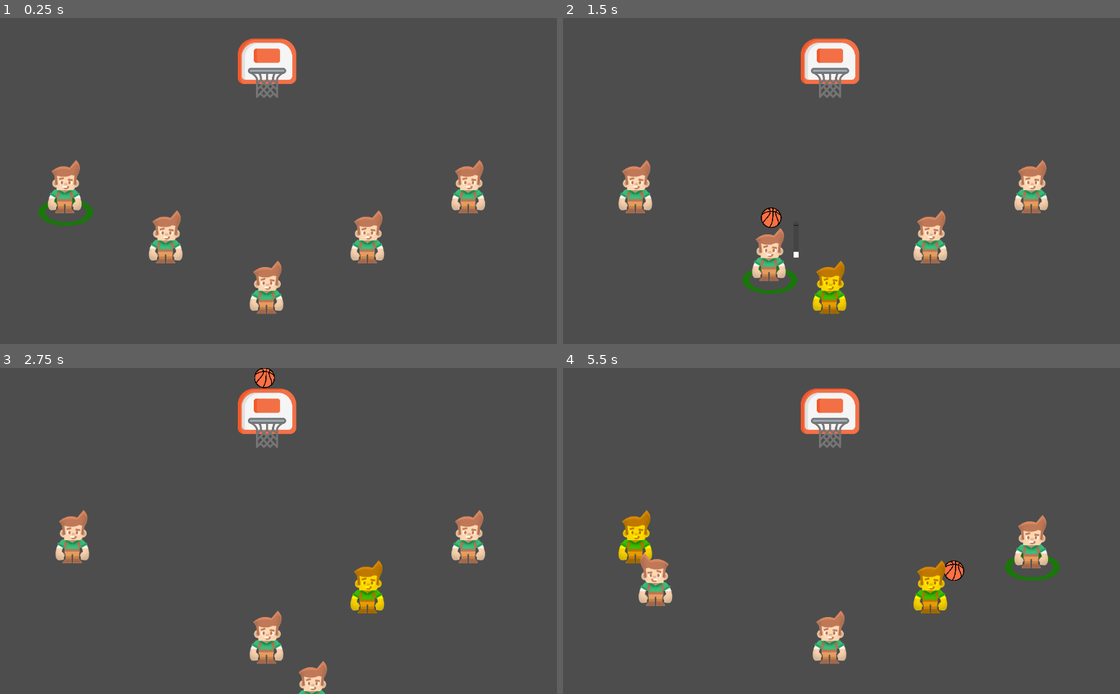
Above: before the commit, frames 1-4 (two rows, left to right).
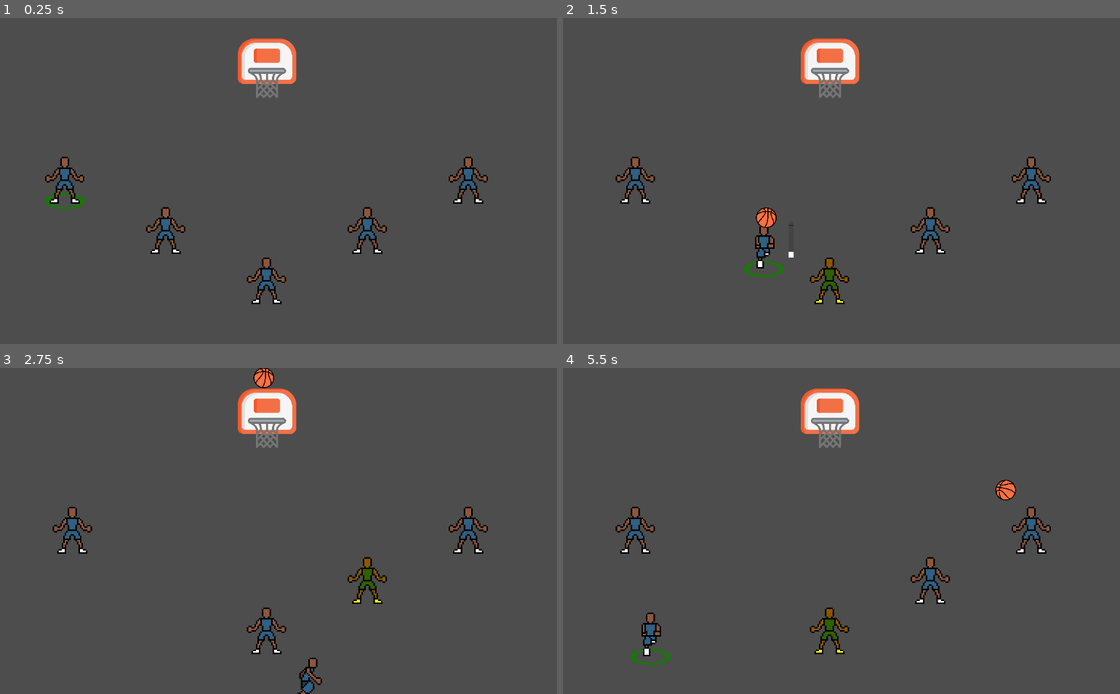
Above: after the commit, the same moments.

Repository: david8zhang/baller-quest-godot
Game: Godot game, scene res://scenes/Main.tscn
The game is run twice, just before and just after one commit, with the same random seed, the same clock (stepped at 60 frames per second) and the same inputs.
Inputs:
- Up to frame 1 (0.25 s): no input
- Up to frame 2 (1.5 s): tap Enter at 0.5 s; hold Right (move_right) 0.53-1.28 s; tap Space (pass) at 0.6 s; hold Down (move_down) from 1.28 s (still down); tap F (shoot_ball) at 1.35 s
- Up to frame 3 (2.75 s): release Down (move_down) at 2.03 s; hold Right (move_right) from 2.03 s (still down); tap Space (pass) at 2.1 s
- Up to frame 4 (5.5 s): release Right (move_right) at 2.78 s; hold Up (move_up) 2.78-3.53 s; tap F (shoot_ball) at 2.85, 4.35 s; hold Left (move_left) 3.53-5.03 s; tap Space (pass) at 3.6, 5.1 s; hold Down (move_down) from 5.03 s (still down)

The runs differ from the first frame. In frame 1, 4.3% of the frame differs, in the area x 6-88%, y 6-91%; in frame 2, 4.5%; in frame 3, 3.8%; in frame 4, 4.9%, in the area x 9-90%, y 6-92%.

Commit message:
added animations for player running, idle

Diff:
--- a/prefab/Ball.tscn
+++ b/prefab/Ball.tscn
@@ -1,7 +1,7 @@
 [gd_scene load_steps=7 format=3 uid="uid://dkmpdmo4w8tpt"]
 
-[ext_resource type="Texture2D" uid="uid://brdrfqyg2ahwf" path="res://sprites/basketball.png" id="1_1fnjy"]
 [ext_resource type="Script" path="res://scripts/Ball.gd" id="1_feubt"]
+[ext_resource type="Texture2D" uid="uid://brdrfqyg2ahwf" path="res://sprites/placeholder/basketball.png" id="2_janlb"]
 
 [sub_resource type="PhysicsMaterial" id="PhysicsMaterial_kua0q"]
 friction = 0.5
@@ -28,7 +28,7 @@
 [node name="Sprite2D" type="Sprite2D" parent="."]
 position = Vector2(2.08165e-12, 2.08165e-12)
 scale = Vector2(0.08, 0.08)
-texture = ExtResource("1_1fnjy")
+texture = ExtResource("2_janlb")
 
 [node name="CollisionShape2D" type="CollisionShape2D" parent="."]
 shape = SubResource("CircleShape2D_sivpb")
--- a/prefab/CPU.tscn
+++ b/prefab/CPU.tscn
@@ -1,6 +1,6 @@
 [gd_scene load_steps=3 format=3 uid="uid://bxfoqfrn833gb"]
 
-[ext_resource type="Texture2D" uid="uid://sdjlpgrbj610" path="res://sprites/cpu.png" id="1_ak3t6"]
+[ext_resource type="Texture2D" uid="uid://sdjlpgrbj610" path="res://sprites/placeholder/cpu.png" id="1_laaj6"]
 
 [sub_resource type="CapsuleShape2D" id="CapsuleShape2D_noc08"]
 radius = 22.0
@@ -14,7 +14,7 @@
 
 [node name="Sprite2D" type="Sprite2D" parent="."]
 y_sort_enabled = true
-texture = ExtResource("1_ak3t6")
+texture = ExtResource("1_laaj6")
 
 [node name="CollisionShape2D" type="CollisionShape2D" parent="."]
 position = Vector2(1, 19)
--- a/prefab/Hoop.tscn
+++ b/prefab/Hoop.tscn
@@ -1,8 +1,8 @@
 [gd_scene load_steps=6 format=3 uid="uid://bp4p74n22uoph"]
 
 [ext_resource type="Script" path="res://scripts/Hoop.gd" id="1_xersv"]
-[ext_resource type="Texture2D" uid="uid://bmul1birkrc4i" path="res://sprites/backboard.png" id="2_l1r37"]
-[ext_resource type="Texture2D" uid="uid://cnvrwi7rl1t3t" path="res://sprites/net.png" id="3_2xbwd"]
+[ext_resource type="Texture2D" uid="uid://bmul1birkrc4i" path="res://sprites/placeholder/backboard.png" id="2_vdwnc"]
+[ext_resource type="Texture2D" uid="uid://cnvrwi7rl1t3t" path="res://sprites/placeholder/net.png" id="3_ghdwm"]
 
 [sub_resource type="RectangleShape2D" id="RectangleShape2D_w45wc"]
 size = Vector2(76, 12)
@@ -18,13 +18,13 @@
 [node name="Backboard" type="Sprite2D" parent="."]
 position = Vector2(1, 0)
 scale = Vector2(0.25, 0.25)
-texture = ExtResource("2_l1r37")
+texture = ExtResource("2_vdwnc")
 
 [node name="Net" type="Sprite2D" parent="."]
 z_index = 10
 position = Vector2(1, 0)
 scale = Vector2(0.25, 0.25)
-texture = ExtResource("3_2xbwd")
+texture = ExtResource("3_ghdwm")
 
 [node name="RimCollider" type="CollisionShape2D" parent="."]
 position = Vector2(1, 6)
--- a/prefab/Player.tscn
+++ b/prefab/Player.tscn
@@ -1,10 +1,10 @@
-[gd_scene load_steps=12 format=3 uid="uid://din6tp3j6rrfm"]
+[gd_scene load_steps=32 format=3 uid="uid://din6tp3j6rrfm"]
 
 [ext_resource type="Script" path="res://scripts/Player.gd" id="1_qur1a"]
 [ext_resource type="PackedScene" uid="uid://dkmpdmo4w8tpt" path="res://prefab/Ball.tscn" id="2_pi8my"]
-[ext_resource type="Texture2D" uid="uid://dwne2fcrdtkcx" path="res://sprites/player.png" id="2_qrr0q"]
 [ext_resource type="PackedScene" uid="uid://n7coqxnadm1g" path="res://prefab/ShotMeter.tscn" id="3_enltj"]
-[ext_resource type="Texture2D" uid="uid://bc1nvo2dt4ao6" path="res://sprites/highlight.png" id="4_mjso6"]
+[ext_resource type="Texture2D" uid="uid://bc1nvo2dt4ao6" path="res://sprites/placeholder/highlight.png" id="4_4ftjt"]
+[ext_resource type="Texture2D" uid="uid://c73a6xerfhjfq" path="res://sprites/player/player-sheet.png" id="5_htj7d"]
 [ext_resource type="Script" path="res://scripts/fsm/IdleState.gd" id="6_1wvpm"]
 [ext_resource type="Script" path="res://scripts/fsm/StateMachine.gd" id="6_32c0f"]
 [ext_resource type="Script" path="res://scripts/fsm/ShootState.gd" id="6_gja4w"]
@@ -12,8 +12,164 @@
 [ext_resource type="Script" path="res://scripts/fsm/PassState.gd" id="6_ugi36"]
 
 [sub_resource type="CapsuleShape2D" id="CapsuleShape2D_8n74s"]
-radius = 30.0
-height = 112.0
+radius = 14.0
+height = 36.0
+
+[sub_resource type="AtlasTexture" id="AtlasTexture_0g2yl"]
+atlas = ExtResource("5_htj7d")
+region = Rect2(0, 0, 32, 40)
+
+[sub_resource type="AtlasTexture" id="AtlasTexture_ceobf"]
+atlas = ExtResource("5_htj7d")
+region = Rect2(128, 40, 32, 40)
+
+[sub_resource type="AtlasTexture" id="AtlasTexture_pv6hu"]
+atlas = ExtResource("5_htj7d")
+region = Rect2(32, 0, 32, 40)
+
+[sub_resource type="AtlasTexture" id="AtlasTexture_c5n61"]
+atlas = ExtResource("5_htj7d")
+region = Rect2(64, 0, 32, 40)
+
+[sub_resource type="AtlasTexture" id="AtlasTexture_gcchy"]
+atlas = ExtResource("5_htj7d")
+region = Rect2(96, 0, 32, 40)
+
+[sub_resource type="AtlasTexture" id="AtlasTexture_3xxyp"]
+atlas = ExtResource("5_htj7d")
+region = Rect2(128, 0, 32, 40)
+
+[sub_resource type="AtlasTexture" id="AtlasTexture_onogb"]
+atlas = ExtResource("5_htj7d")
+region = Rect2(0, 40, 32, 40)
+
+[sub_resource type="AtlasTexture" id="AtlasTexture_su2ih"]
+atlas = ExtResource("5_htj7d")
+region = Rect2(32, 40, 32, 40)
+
+[sub_resource type="AtlasTexture" id="AtlasTexture_trkbr"]
+atlas = ExtResource("5_htj7d")
+region = Rect2(64, 40, 32, 40)
+
+[sub_resource type="AtlasTexture" id="AtlasTexture_syoeq"]
+atlas = ExtResource("5_htj7d")
+region = Rect2(96, 40, 32, 40)
+
+[sub_resource type="AtlasTexture" id="AtlasTexture_mpfml"]
+atlas = ExtResource("5_htj7d")
+region = Rect2(0, 80, 32, 40)
+
+[sub_resource type="AtlasTexture" id="AtlasTexture_wfxbr"]
+atlas = ExtResource("5_htj7d")
+region = Rect2(32, 80, 32, 40)
+
+[sub_resource type="AtlasTexture" id="AtlasTexture_bob22"]
+atlas = ExtResource("5_htj7d")
+region = Rect2(64, 80, 32, 40)
+
+[sub_resource type="AtlasTexture" id="AtlasTexture_ipyyj"]
+atlas = ExtResource("5_htj7d")
+region = Rect2(96, 80, 32, 40)
+
+[sub_resource type="AtlasTexture" id="AtlasTexture_5jt2n"]
+atlas = ExtResource("5_htj7d")
+region = Rect2(128, 80, 32, 40)
+
+[sub_resource type="AtlasTexture" id="AtlasTexture_ci6bl"]
+atlas = ExtResource("5_htj7d")
+region = Rect2(0, 120, 32, 40)
+
+[sub_resource type="AtlasTexture" id="AtlasTexture_xv3v0"]
+atlas = ExtResource("5_htj7d")
+region = Rect2(32, 120, 32, 40)
+
+[sub_resource type="AtlasTexture" id="AtlasTexture_sgtyf"]
+atlas = ExtResource("5_htj7d")
+region = Rect2(64, 120, 32, 40)
+
+[sub_resource type="AtlasTexture" id="AtlasTexture_11omh"]
+atlas = ExtResource("5_htj7d")
+region = Rect2(96, 120, 32, 40)
+
+[sub_resource type="SpriteFrames" id="SpriteFrames_x8wx5"]
+animations = [{
+"frames": [{
+"duration": 1.0,
+"texture": SubResource("AtlasTexture_0g2yl")
+}],
+"loop": true,
+"name": &"idle-front",
+"speed": 5.0
+}, {
+"frames": [{
+"duration": 1.0,
+"texture": SubResource("AtlasTexture_ceobf")
+}],
+"loop": true,
+"name": &"idle-side",
+"speed": 5.0
+}, {
+"frames": [{
+"duration": 1.0,
+"texture": SubResource("AtlasTexture_pv6hu")
+}, {
+"duration": 1.0,
+"texture": SubResource("AtlasTexture_c5n61")
+}, {
+"duration": 1.0,
+"texture": SubResource("AtlasTexture_gcchy")
+}, {
+"duration": 1.0,
+"texture": SubResource("AtlasTexture_3xxyp")
+}, {
+"duration": 1.0,
+"texture": SubResource("AtlasTexture_onogb")
+}, {
+"duration": 1.0,
+"texture": SubResource("AtlasTexture_su2ih")
+}, {
+"duration": 1.0,
+"texture": SubResource("AtlasTexture_trkbr")
+}, {
+"duration": 1.0,
+"texture": SubResource("AtlasTexture_syoeq")
+}],
+"loop": true,
+"name": &"run-front",
+"speed": 10.0
+}, {
+"frames": [{
+"duration": 1.0,
+"texture": SubResource("AtlasTexture_mpfml")
+}, {
+"duration": 1.0,
+"texture": SubResource("AtlasTexture_wfxbr")
+}, {
+"duration": 1.0,
+"texture": SubResource("AtlasTexture_bob22")
+}, {
+"duration": 1.0,
+"texture": SubResource("AtlasTexture_ipyyj")
+}, {
+"duration": 1.0,
+"texture": SubResource("AtlasTexture_5jt2n")
+}, {
+"duration": 1.0,
+"texture": SubResource("AtlasTexture_ci6bl")
+}, {
+"duration": 1.0,
+"texture": SubResource("AtlasTexture_xv3v0")
+}, {
+"duration": 1.0,
+"texture": SubResource("AtlasTexture_sgtyf")
+}, {
+"duration": 1.0,
+"texture": SubResource("AtlasTexture_11omh")
+}],
+"loop": true,
+"name": &"run-side",
+"speed": 10.0
+}]
 
 [node name="Player" type="RigidBody2D"]
 collision_mask = 0
@@ -26,19 +182,19 @@
 position = Vector2(49, -54)
 
 [node name="CollisionShape2D" type="CollisionShape2D" parent="."]
-position = Vector2(0, 12)
 shape = SubResource("CapsuleShape2D_8n74s")
 debug_color = Color(0, 0.6, 0.701961, 0.419608)
 
 [node name="Highlight" type="Sprite2D" parent="."]
 z_as_relative = false
-position = Vector2(2, 62)
-scale = Vector2(0.0908333, 0.045)
-texture = ExtResource("4_mjso6")
-
-[node name="Sprite2D" type="Sprite2D" parent="."]
+position = Vector2(0.125006, 14)
+scale = Vector2(0.033125, 0.0133333)
+texture = ExtResource("4_4ftjt")
+
+[node name="AnimatedSprite2D" type="AnimatedSprite2D" parent="."]
 y_sort_enabled = true
-texture = ExtResource("2_qrr0q")
+sprite_frames = SubResource("SpriteFrames_x8wx5")
+animation = &"idle-side"
 
 [node name="StateMachine" type="Node2D" parent="."]
 script = ExtResource("6_32c0f")
--- a/project.godot
+++ b/project.godot
@@ -61,3 +61,7 @@
 
 2d/default_linear_damp=2.08167e-17
 2d/default_angular_damp=2.08167e-17
+
+[rendering]
+
+textures/canvas_textures/default_texture_filter=0
--- a/scripts/Player.gd
+++ b/scripts/Player.gd
@@ -11,6 +11,7 @@
 @onready var hoop: Hoop = get_node("/root/Main/Hoop") as Hoop
 @onready var shot_meter = $ShotMeter as ShotMeter
 @onready var highlight = $Highlight
+@onready var anim_sprite: AnimatedSprite2D = get_node("AnimatedSprite2D")
 @onready var _state_machine: StateMachine = $StateMachine
 
 @export var ball_scene: PackedScene
@@ -19,6 +20,15 @@
 func _ready():
 	screen_size = get_viewport_rect().size
 	highlight.visible = false
+	anim_sprite.scale = Vector2(3, 3)
+	highlight.scale = Vector2(
+		2 * highlight.scale.x,
+		2 * highlight.scale.y
+	)
+	highlight.global_position = Vector2(
+		anim_sprite.global_position.x,
+		anim_sprite.global_position.y + 40,
+	)
 
 
 func is_selected():
--- a/scripts/fsm/IdleState.gd
+++ b/scripts/fsm/IdleState.gd
@@ -16,3 +16,13 @@
 func handle_input(input: InputEvent) -> void:
 	var player = entity as Player
 	player.handle_input(input)
+
+func enter(msg := {}):
+	if msg.has("direction"):
+		var dir = msg["direction"]
+		if dir == "HORIZONTAL":
+			anim_sprite.play("idle-side")
+		else:
+			anim_sprite.play("idle-front")
+	else:
+		anim_sprite.play("idle-front")
--- a/scripts/fsm/MoveState.gd
+++ b/scripts/fsm/MoveState.gd
@@ -22,10 +22,18 @@
 	player.global_position.x = clamp(player.global_position.x, -screen_size.x / 2, screen_size.x / 2)
 	player.global_position.y = clamp(player.global_position.y, -screen_size.y / 2, screen_size.y / 2)
 	if velocity.x != 0:
-		sprite.flip_h = velocity.x < 0
+		anim_sprite.flip_h = velocity.x < 0
 
-	if player.linear_velocity.x == 0 and player.linear_velocity.y == 0:
-		state_machine.transition_to("IdleState", {})
+	if velocity.x == 0:
+		anim_sprite.play("run-front")
+	else:
+		anim_sprite.play("run-side")
+
+	if velocity.x == 0 and velocity.y == 0:
+		var dir = "HORIZONTAL" if anim_sprite.animation == "run-side" else "VERTICAL"
+		state_machine.transition_to("IdleState", {
+			"direction": dir
+		})
 
 
 func handle_input(input: InputEvent) -> void:
--- a/scripts/fsm/State.gd
+++ b/scripts/fsm/State.gd
@@ -11,6 +11,7 @@
 # Reference to the entity node, which should be the parent of the state machine
 @onready var entity = get_parent().get_parent()
 @onready var sprite: Sprite2D = entity.get_node("Sprite2D")
+@onready var anim_sprite: AnimatedSprite2D = entity.get_node("AnimatedSprite2D")
 
 # Virtual function. Receives events from the `_unhandled_input()` callback.
 func handle_input(_event: InputEvent) -> void:
Renamed: sprites/backboard.png -> sprites/placeholder/backboard.png
Not shown, changed: sprites/placeholder/backboard.png.import
Renamed: sprites/basketball.png -> sprites/placeholder/basketball.png
Not shown, added: sprites/placeholder/basketball.png.import
Renamed: sprites/cpu.png -> sprites/placeholder/cpu.png
Not shown, changed: sprites/placeholder/cpu.png.import
Renamed: sprites/highlight.png -> sprites/placeholder/highlight.png
Not shown, changed: sprites/placeholder/highlight.png.import
Renamed: sprites/hoop.png -> sprites/placeholder/hoop.png
Not shown, changed: sprites/placeholder/hoop.png.import
Renamed: sprites/net.png -> sprites/placeholder/net.png
Not shown, changed: sprites/placeholder/net.png.import
(and 4 more such lines)
